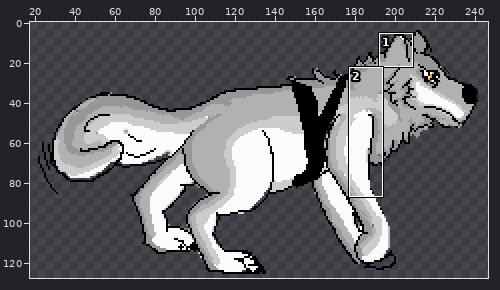
File history of a sprite sheet, McCoy/Assets/Characters/AxTest/Sprites/lupus/ax_lupus_idle_2.png. Above, an overview of the earlier version with the close-up marked.
Close-up. Before the edit:
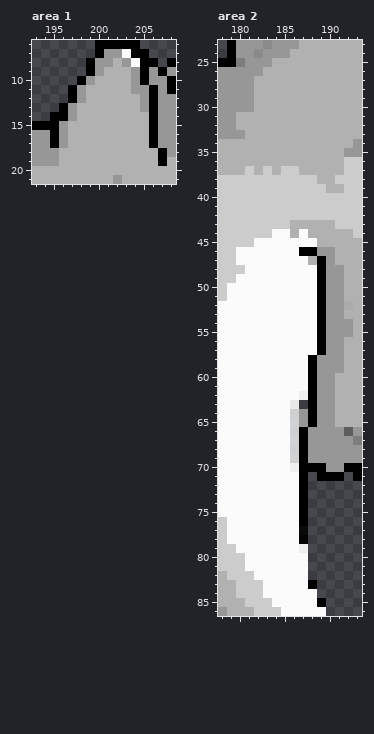
The file is 256x128 pixels. Pixels under 10% opacity are left out. Colours within 5 levels of each other are drawn and written as one. Shown: area 1: x 193..208, y 6..21; area 2: x 178..193, y 23..86. The wide view leaves out empty margins.
The same view after the edit:
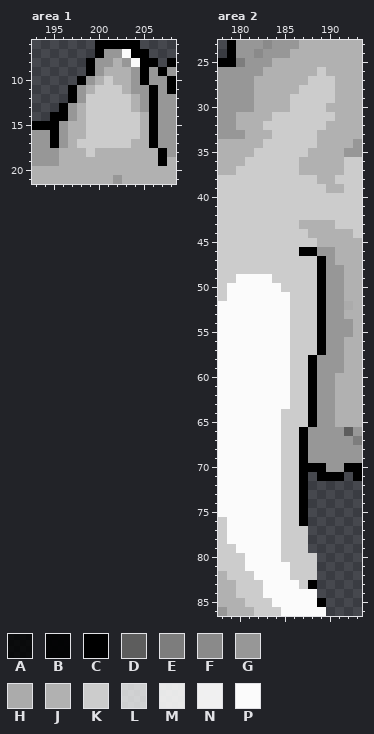
Palette (. is transparent): A #000000d6  B #000000f0  C #000000  D #5d5d5d  E #7d7d7d  F #8a8a8a  G #979797  H #ababab  J #b1b1b1  K #cccccc  L #fbfbfbc4  M #fbfbfbe5  N #fbfbfbf0  P #fbfbfb
Difference:
--- area 1
@@ x 196..206 @@
  9 ...CGJJJGCG
-10 ..CGJJJJGCG
-11 .CGJJJJJGGC
-12 .CGJJJJJJGC
-13 CGJJJJJJJGC
-14 CGJJJJJJJJC
-15 GJJJJJJJJJC
-16 GJJJJJJJJJC
-17 GJJJJJJJJJC
-18 JJJJJJJJJJJ
+10 ..CGJKJJGCG
+11 .CGJKKKJGGC
+12 .CGKKKKKJGC
+13 CGJKKKKKJGC
+14 CGJKKKKKKJC
+15 GJJKKKKKKJC
+16 GJJKKKKKKJC
+17 GJKKKKKKJJC
+18 JJJKJJJJJJJ
 19 JJJJJJJJJJJ
--- area 2
@@ x 178..193 @@
 25 CCEGGGJJJJJJJJJJ
-26 GGGGGJJJJJJJJJJJ
-27 GGGGJJJJJJJJJJJJ
-28 GGGGJJJJJJJJJJJJ
-29 GGGGJJJJJJJJJJJJ
-30 GGGGJJJJJJJJJJJJ
-31 GGJJJJJJJJJJJJJJ
-32 GGJJJJJJJJJJJJJJ
-33 GGGJJJJJJJJJJJJJ
-34 JJJJJJJJJJJJJJJG
-35 JJJJJJJJJJJJJJGG
-36 JJJJJJJJJJJJJJKK
-37 JJJKJKJKKJJJJJKK
+26 GGGGGJJJJJJKJJJJ
+27 GGGGJJJJJJKKKJJJ
+28 GGGGJJJJJKKKKJJJ
+29 GGGGJJJJKKKKKJJJ
+30 GGGGJJJJKKKKJJJJ
+31 GGJJJJKKKKKKKJJJ
+32 GGJJJKKKKKKKJJJJ
+33 GGGJJJKKKKKJJJJJ
+34 JJJJJKKKKKKJJJJG
+35 JJJJKKKKKKJJJJGG
+36 JJJKKKKKKJJJJJKK
+37 JJKKKKKKKJJJJJKK
 38 KKKKKKKKKKKJJKKK
@@ x 178..193 @@
 42 KKKKKKKKKKKKKKKK
-43 KKKKKKKKJJJJJKKK
-44 KKKKKKPPJPJJJJJK
-45 KKKKPPPPPPPJJJJJ
-46 KKPPPPPPPCCGGJJJ
-47 KKPPPPPPPPJCGJJJ
-48 KKKPPPPPPPPCGGJJ
-49 KKPPPPPPPPPCGGJJ
-50 KPPPPPPPPPPCGGJJ
-51 KPPPPPPPPPPCGGJJ
-52 PPPPPPPPPPPCGGHJ
-53 PPPPPPPPPPPCGGJJ
-54 PPPPPPPPPPPCGGGJ
-55 PPPPPPPPPPPCGGGJ
-56 PPPPPPPPPPPCGGJJ
-57 PPPPPPPPPPPCGGJJ
-58 PPPPPPPPPPCGGGJJ
-59 PPPPPPPPPPCGGGJJ
-60 PPPPPPPPPPCGGJJJ
-61 PPPPPPPPPPCGGJJJ
-62 PPPPPPPPPNCGGJJJ
-63 PPPPPPPPM.CGGJJJ
-64 PPPPPPPPLGCGGJJJ
-65 PPPPPPPPLGCGGJJJ
-66 PPPPPPPPLCGGGGDG
-67 PPPPPPPPLCGGGGGE
-68 PPPPPPPPLCGGGGGG
-69 PPPPPPPPLCGGGGGG
-70 PPPPPPPPNCCCGGCC
-71 PPPPPPPPPC.CCC.C
-72 PPPPPPPPPC......
-73 PPPPPPPPPC......
-74 PPPPPPPPPC......
-75 PPPPPPPPPC......
-76 KPPPPPPPPC......
-77 KPPPPPPPPA......
-78 KPPPPPPPPB......
-79 KKPPPPPPPN......
-80 KKKPPPPPPP......
-81 KKKPPPPPPP......
-82 JKKKPPPPPP......
-83 JJKKKPPPPPC.....
+43 KKKKKKKKKJJJJKKK
+44 KKKKKKKKKKJJJJJK
+45 KKKKKKKKKKKJJJJJ
+46 KKKKKKKKKCCGGJJJ
+47 KKKKKKKKKKKCGJJJ
+48 KKKKKKKKKKKCGGJJ
+49 KKPPPPKKKKKCGGJJ
+50 KPPPPPPKKKKCGGJJ
+51 KPPPPPPPKKKCGGJJ
+52 PPPPPPPPKKKCGGHJ
+53 PPPPPPPPKKKCGGJJ
+54 PPPPPPPPKKKCGGGJ
+55 PPPPPPPPKKKCGGGJ
+56 PPPPPPPPKKKCGGJJ
+57 PPPPPPPPKKKCGGJJ
+58 PPPPPPPPKKCGGGJJ
+59 PPPPPPPPKKCGGGJJ
+60 PPPPPPPPKKCGGJJJ
+61 PPPPPPPPKKCGGJJJ
+62 PPPPPPPPKKCGGJJJ
+63 PPPPPPPPKKCGGJJJ
+64 PPPPPPPKKKCGGJJJ
+65 PPPPPPPKKKCGGJJJ
+66 PPPPPPPKKCGGGGDG
+67 PPPPPPPKKCGGGGGE
+68 PPPPPPPKKCGGGGGG
+69 PPPPPPPKKCGGGGGG
+70 PPPPPPPKKCCCGGCC
+71 PPPPPPPKKC.CCC.C
+72 PPPPPPPKKC......
+73 PPPPPPPKKC......
+74 PPPPPPPKKC......
+75 PPPPPPPKKC......
+76 KPPPPPPKKC......
+77 KPPPPPPKKK......
+78 KPPPPPPKKK......
+79 KKPPPPPKKK......
+80 KKKPPPPKKKK.....
+81 KKKPPPPPKKK.....
+82 JKKKPPPPKKK.....
+83 JJKKKPPPPKC.....
 84 JJKKKPPPPPP.....
